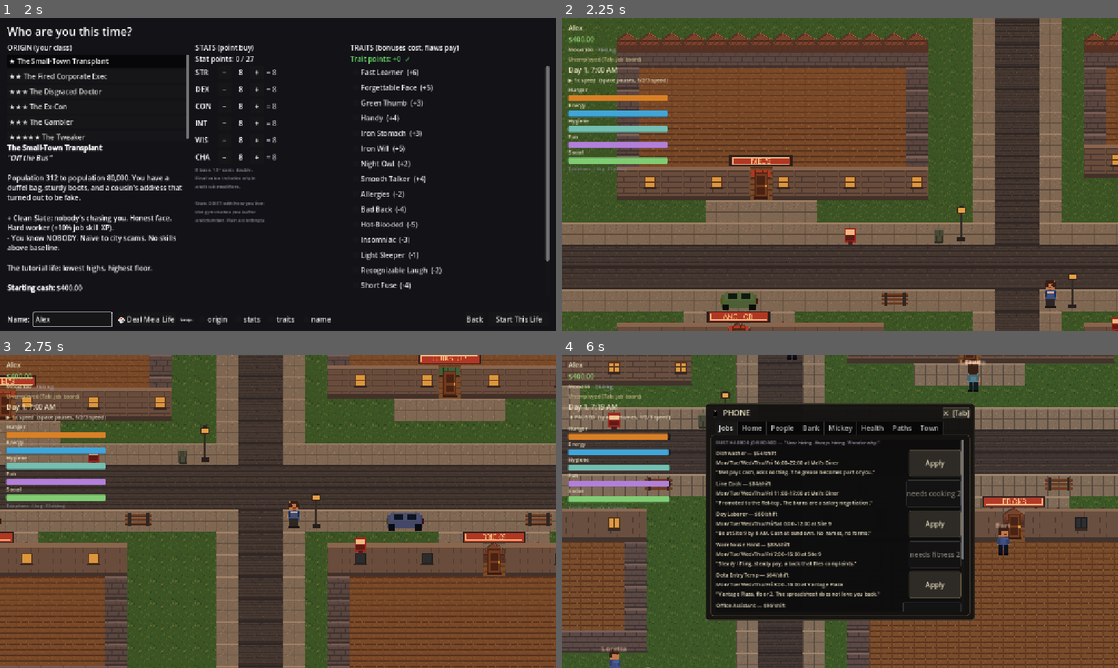
Above: before the commit, frames 1-4 (two rows, left to right).
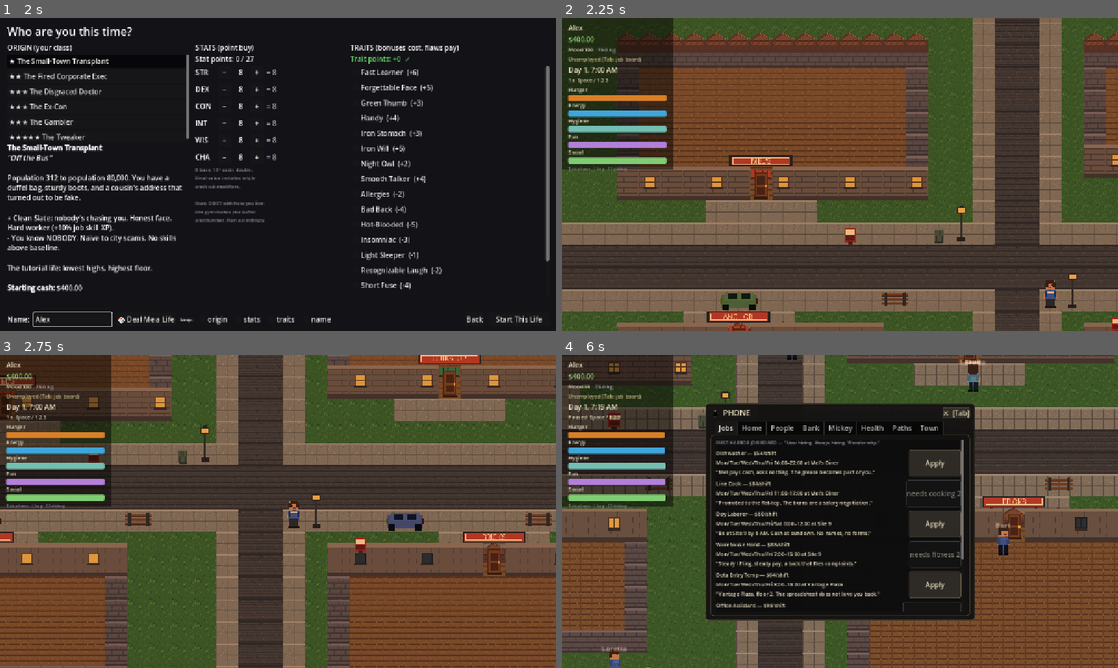
Above: after the commit, the same moments.

Repository: redstonejh/rags
Game: Godot game, scene res://scenes/ui/MainMenu.tscn
Two runs of this game, one before a commit and one after it. Both use one fixed random seed, a clock stepped at 60 frames per second and the inputs below.
Inputs (mouse positions are in pixels of both pictures, inside the frame that each line leads up to):
- Up to frame 1 (2 s): click "New Life" at 0.5 s; click (72, 318) at 1.27 s; type "Alex" at 1.35 s
- Up to frame 2 (2.25 s): click "Start This Life" at 2 s
- Up to frame 3 (2.75 s): no input
- Up to frame 4 (6 s): move the mouse to (962, 495) at 2.77 s; hold D (move_right) 2.78-3.5 s; hold E (interact) 2.78-3.5 s; click (962, 495) at 2.92 s; drag from (728, 527) to (940, 376) at 3.52 s; move the mouse to (895, 442) at 4.27 s; hold D (move_right) 4.28-5 s; tap 3 (time_speed_3) at 4.35 s; click (895, 442) at 4.42 s; drag from (812, 574) to (984, 549) at 5.02 s; move the mouse to (1006, 558) at 5.77 s; hold A (move_left) from 5.78 s (still down); hold Tab (phone) from 5.78 s (still down); click (1006, 558) at 5.92 s

Frame 1 is identical in both runs. In frame 2, 7.4% of the frame differs, in the area x 0-20%, y 0-49%; in frame 3, 7.0%; in frame 4, 8.2%, in the area x 0-20%, y 0-50%.

Commit message:
Improve HUD time hint readability

Diff:
--- a/scenes/ui/HUD.tscn
+++ b/scenes/ui/HUD.tscn
@@ -4,6 +4,13 @@
 
 [node name="HUD" type="CanvasLayer"]
 script = ExtResource("1")
+
+[node name="TopLeftBack" type="ColorRect" parent="."]
+anchors_preset = 0
+offset_right = 256.0
+offset_bottom = 346.0
+mouse_filter = 2
+color = Color(0.02, 0.018, 0.015, 0.5)
 
 [node name="TopLeft" type="MarginContainer" parent="."]
 offset_right = 240.0
@@ -79,7 +86,7 @@
 unique_name_in_owner = true
 layout_mode = 2
 theme_override_font_sizes/font_size = 12
-text = "1x"
+text = "1x  Space / 1 2 3"
 
 [node name="BarsBox" type="VBoxContainer" parent="TopLeft/VBox"]
 unique_name_in_owner = true
--- a/scripts/dev/playtest_driver.gd
+++ b/scripts/dev/playtest_driver.gd
@@ -89,6 +89,7 @@
 	_player = _main.get_node("Player")
 	_check(_player_has_walk_sheets(), "player uses layered walk sheets")
 	await _verify_player_outfit_switch()
+	_verify_hud_time_hint_fit()
 	await _verify_social_playthrough()
 	_check(_exterior_ground_tile_count(Vector2i(5, 0)) > 0, "exterior sidewalks spawned")
 	_check(_exterior_ground_tile_count(Vector2i(6, 0)) > 0, "exterior dirt lots spawned")
@@ -284,6 +285,16 @@
 	_check(outfit.texture != null \
 			and outfit.texture.resource_path.ends_with("outfit_nice_suit_walk.png"),
 			"player outfit sprite follows worn clothing")
+
+
+func _verify_hud_time_hint_fit() -> void:
+	var label := _main.get_node_or_null("HUD/TopLeft/VBox/SpeedLabel") as Label
+	var top_left := _main.get_node_or_null("HUD/TopLeft") as Control
+	var backing := _main.get_node_or_null("HUD/TopLeftBack") as ColorRect
+	_check(label != null and top_left != null and label.size.x <= top_left.size.x,
+			"HUD time hint fits the status panel")
+	_check(backing != null and backing.visible and backing.color.a > 0.0,
+			"HUD status panel has readable backing")
 
 
 func _verify_social_playthrough() -> void:
--- a/scripts/ui/hud.gd
+++ b/scripts/ui/hud.gd
@@ -141,9 +141,9 @@
 
 func _on_time_scale_changed(scale: float) -> void:
 	if scale == 0.0:
-		speed_label.text = "⏸ PAUSED  (space resumes, 1/2/3 speed)"
+		speed_label.text = "Paused  Space / 1 2 3"
 	else:
-		speed_label.text = "▶ %dx speed  (space pauses, 1/2/3 speed)" % int(scale)
+		speed_label.text = "%dx  Space / 1 2 3" % int(scale)
 
 
 # ------------------------------------------------------------------- toasts
Not shown, changed: docs/PROGRESS.md
